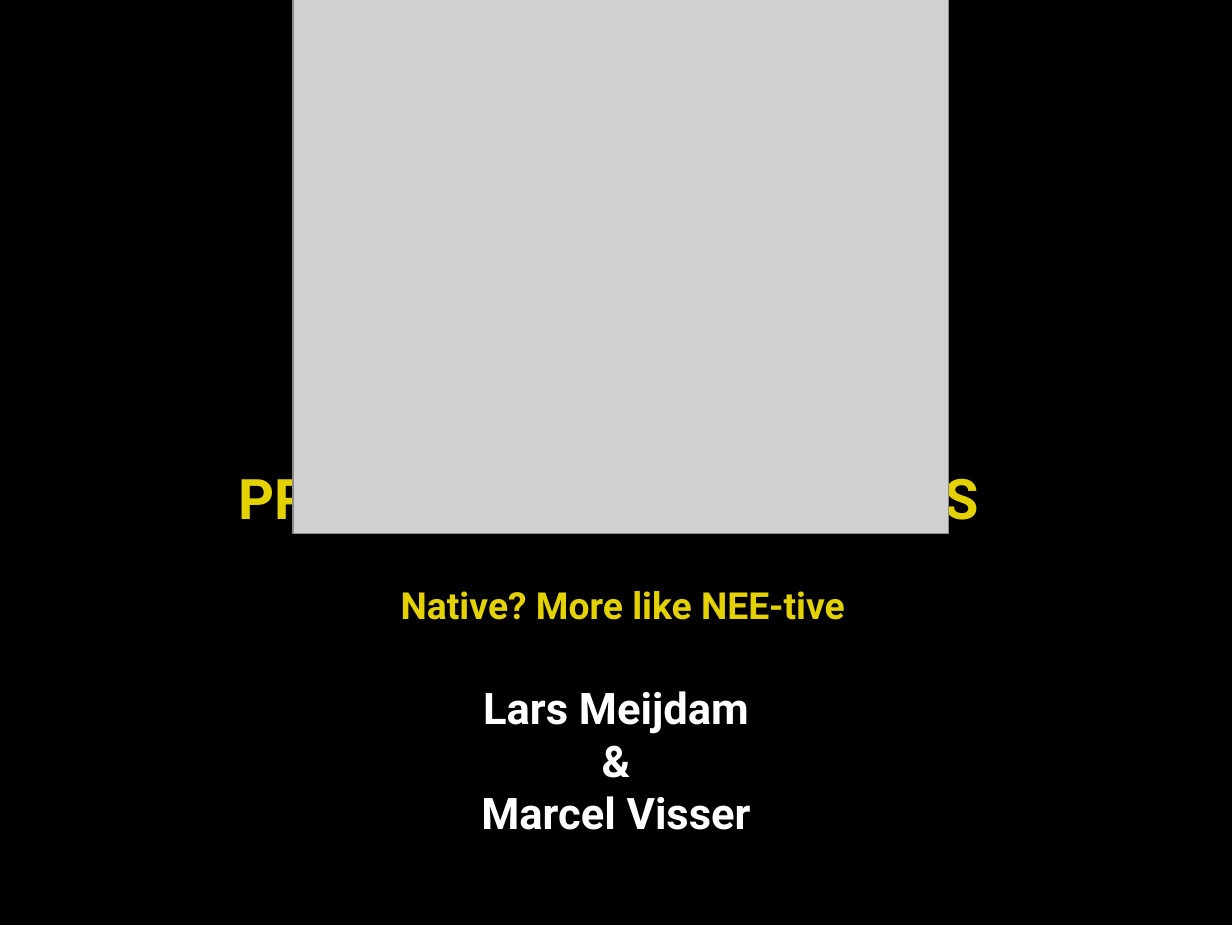
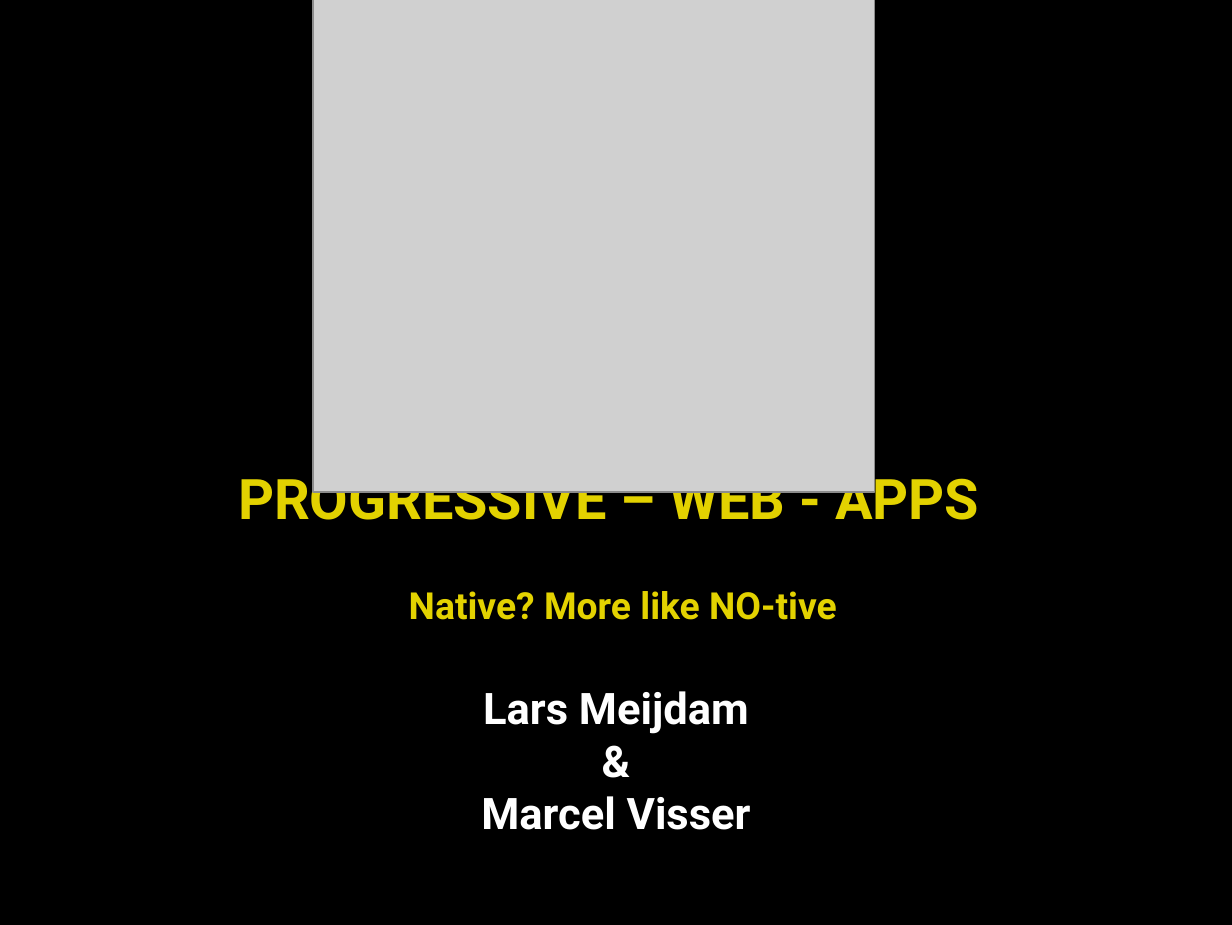
Before and after one commit to lmeijdam/rs-pwa-angular-demo, a slide deck: slide 1 of presentation.odp. Drawn at 1232x925 pixels with LibreOffice and Linux fonts; fonts in the diff are those of the drawing; grey boxes stand for pictures; background and template pictures are left out. Boxes give left, top, right and bottom in pixels: in the first picture for what was removed or moved away, otherwise in the second. Text is boxed around its words. In the diff, an @@ line names an element or a change of style, - is before the commit and + after.

Commit message:
Presentation update

```diff
--- a/presentation.odp
+++ b/presentation.odp
@@ rectangle added at [0,0,1232,925], fill #000000 at 49% opacity @@
@@ picture: place and size @@
-picture at [293,0,949,533]
+picture at [313,0,874,492]
@@ title at [238,468,979,620]: text changed @@
-PROGRESSIVE – WEB - APPS
-Native? More like NEE-tive
+PROGRESSIVE – WEB - APPS
+Native? More like NO-tive
```
